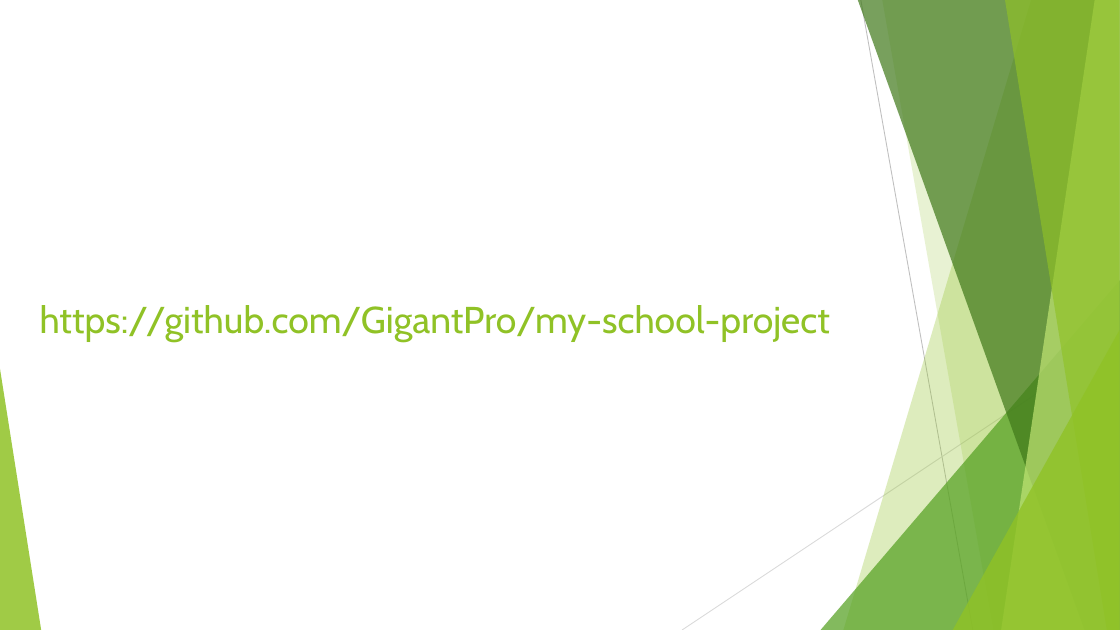
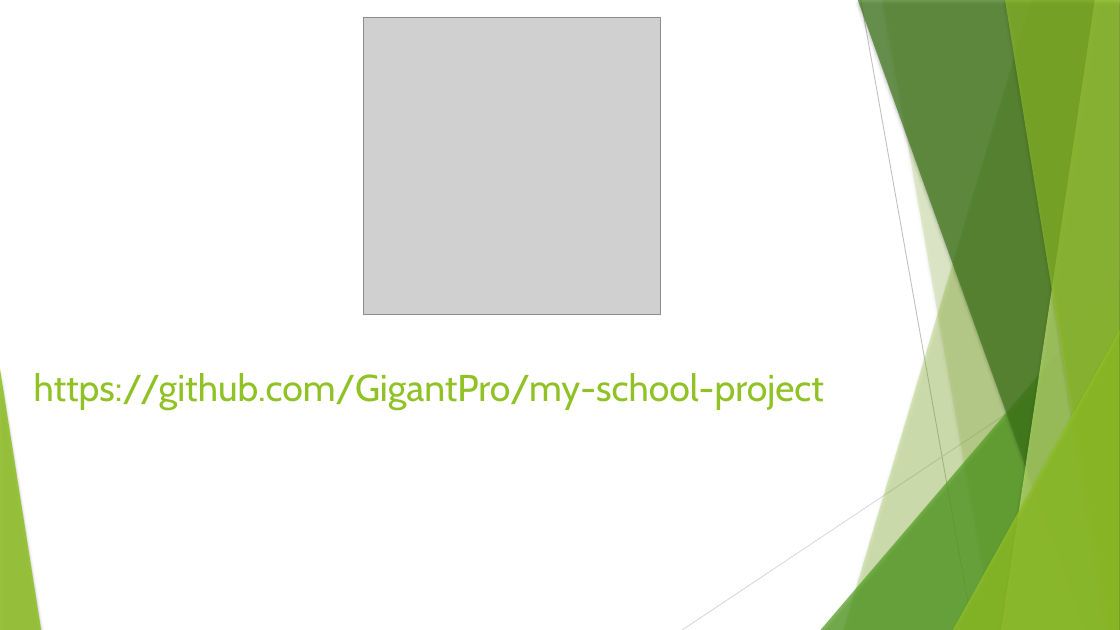
Before and after one commit to GigantPro/my-school-project, a slide deck: slide 6 of Файл.pptx. Drawn at 1120x630 pixels with LibreOffice and Linux fonts; fonts in the diff are those of the drawing; grey boxes stand for pictures. Boxes give left, top, right and bottom in pixels: in the first picture for what was removed or moved away, otherwise in the second. Text is boxed around its words. In the diff, an @@ line names an element or a change of style, - is before the commit and + after.

```diff
--- a/Файл.pptx
+++ b/Файл.pptx
@@ picture added at (364, 18, 660, 314) @@
@@ freeform shape at (882, 0, 1120, 630): shadow on; outline redrawn @@
@@ shadow on in 7 elements at (844, 0, 1120, 630), (821, 280, 1120, 630), (858, 0, 1120, 630), (1002, 0, 1120, 630), (1005, 0, 1120, 630), (953, 330, 1120, 630), (0, 369, 41, 630) @@
@@ title "https://github.com/GigantPro/my-school-project": place and size @@
-title "https://github.com/GigantPro/my-school-project" at (40, 305, 830, 342)
+title "https://github.com/GigantPro/my-school-project" at (34, 373, 824, 409)
```
Also in this commit, not shown: 12 other slides changed.
